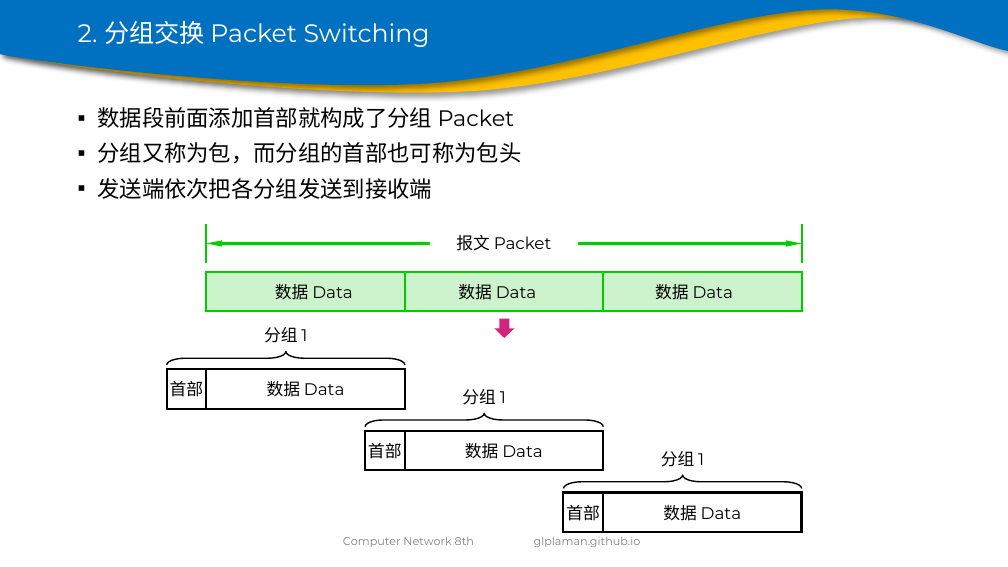
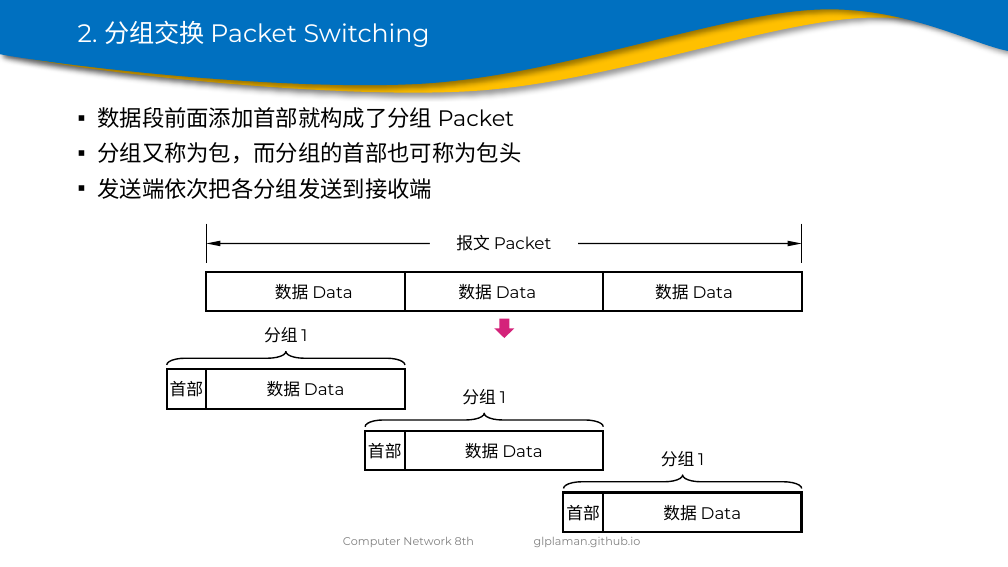
Before and after one commit to glplaman/glplaman.github.io, a slide deck: slide 46 of network/ppt/chap1.pptx. Drawn at 1008x567 pixels with LibreOffice and Linux fonts; fonts in the diff are those of the drawing; background and template pictures are left out. Boxes give left, top, right and bottom in pixels: in the first picture for what was removed or moved away, otherwise in the second. Text is boxed around its words. In the diff, an @@ line names an element or a change of style, - is before the commit and + after.

```diff
--- a/network/ppt/chap1.pptx
+++ b/network/ppt/chap1.pptx
@@ line (207, 224) - (207, 263): stroke #00CC00 1.5 pt to #000000 1 pt @@
@@ line (801, 224) - (801, 263): stroke #00CC00 1.5 pt to #000000 1 pt @@
@@ double arrow (207, 244) - (801, 244): stroke #00CC00 2.25 pt to #000000 1 pt @@
@@ rectangle "数据 Data 数据 Data 数据 ..." at (207,272,802,311): fill #CDF3CD to none; outline #00CC00 1.5 pt to #000000 1.5 pt @@
@@ line (405, 272) - (405, 311): stroke #00CC00 1.5 pt to #000000 1.5 pt @@
@@ line (603, 272) - (603, 311): stroke #00CC00 1.5 pt to #000000 1.5 pt @@
```
Also in this commit, not shown: 12 other slides changed, 13 other files.
